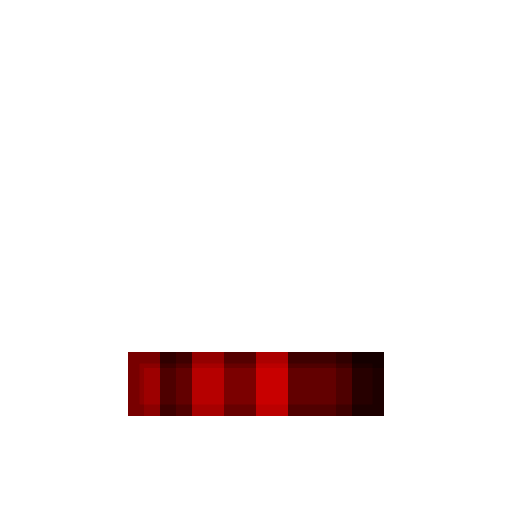
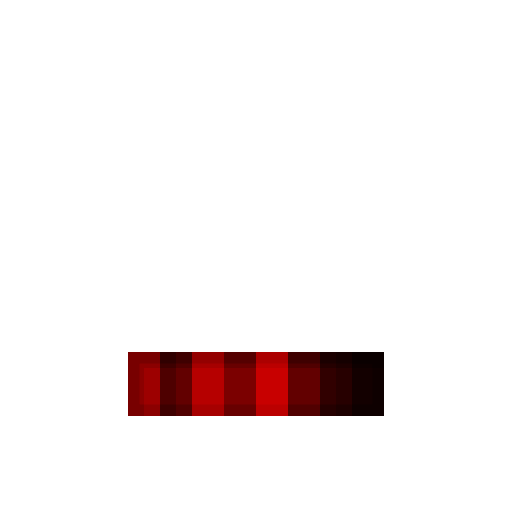
Layer changes from the first 512 x 512 image to the second:
unmasked "Rectangle" (1st of 3) over [320, 352, 336, 416]
unmasked "Composite Path" over [320, 352, 384, 416]
"Rectangle 1": opacity 50% → 75%, unmasked it over [320, 352, 384, 416]
unmasked "Rectangle" (3rd of 3) over [320, 352, 384, 416]
